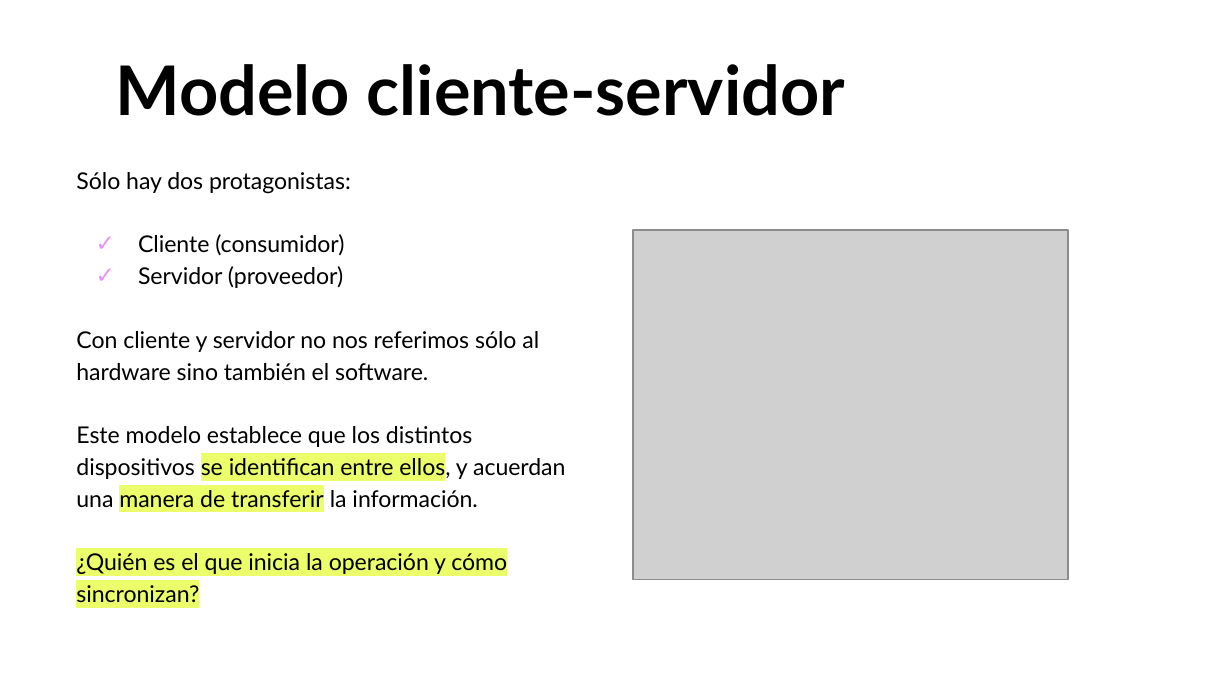
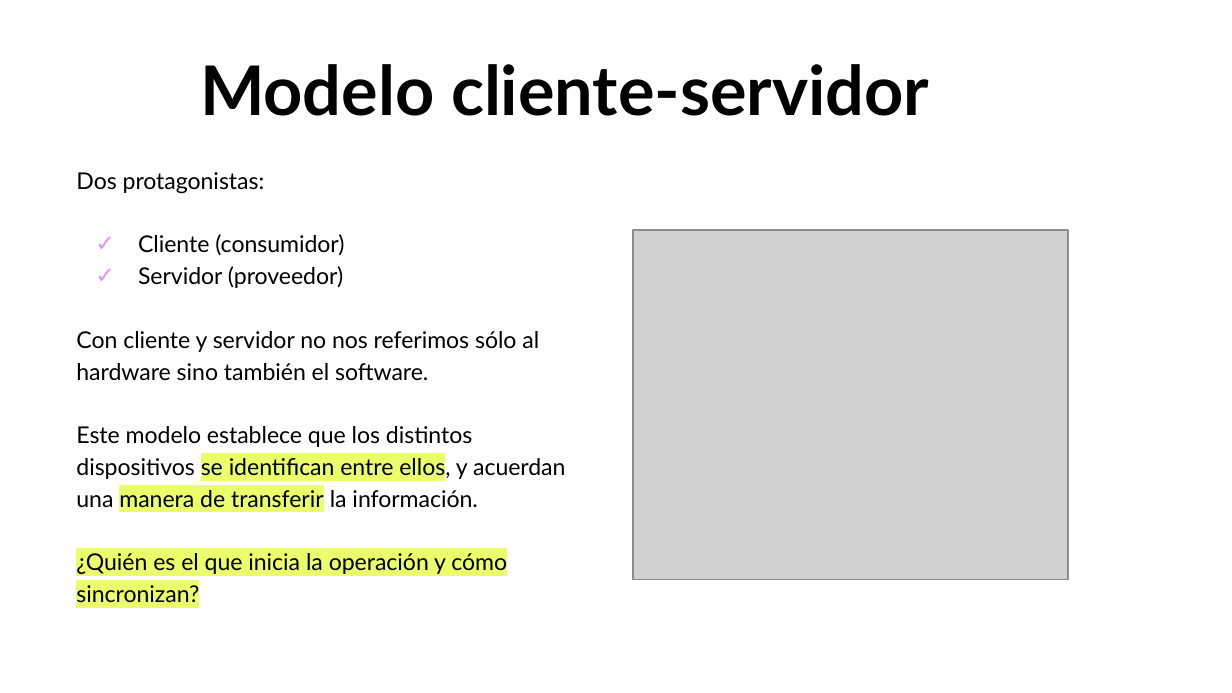
Before and after one commit to Arturogrottoli/Project-React-Js, a slide deck: slide 6 of Clase04/Unidad 4 - Clase en vivo.pptx. Drawn at 1232x693 pixels with LibreOffice and Linux fonts; fonts in the diff are those of the drawing; grey boxes stand for pictures; background and template pictures are left out. Boxes give left, top, right and bottom in pixels: in the first picture for what was removed or moved away, otherwise in the second. Text is boxed around its words. In the diff, an @@ line names an element or a change of style, - is before the commit and + after.

```diff
--- a/Clase04/Unidad 4 - Clase en vivo.pptx
+++ b/Clase04/Unidad 4 - Clase en vivo.pptx
@@ text "Modelo cliente-servidor": place and size @@
-text "Modelo cliente-servidor" at [116, 64, 845, 116]
+text "Modelo cliente-servidor" at [200, 64, 929, 116]
@@ text at [76, 172, 265, 194]: text changed @@
-Sólo hay dos protagonistas:
+Dos protagonistas:
```
Also in this commit, not shown: 3 other slides changed, 1 slide added, 1 slide removed, 1 other file.
